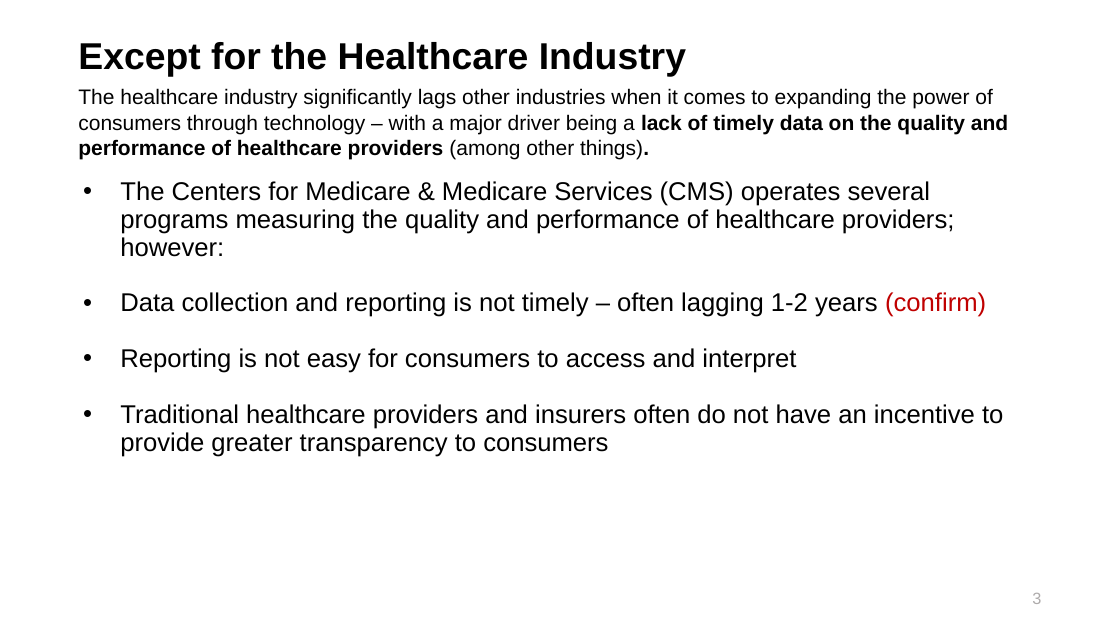
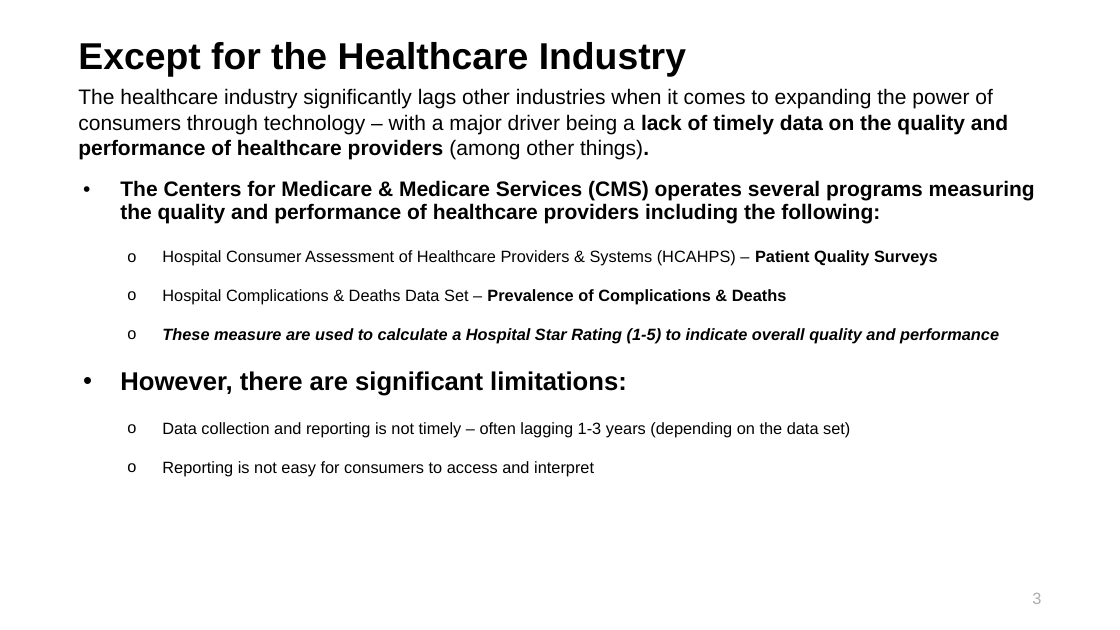
Before and after one commit to maringow/DataMiningGroupProject, a slide deck: slide 4 of Data Mining_Final Project_Hospital Ranking.pptx. Drawn at 1120x630 pixels with LibreOffice and Linux fonts; fonts in the diff are those of the drawing; background and template pictures are left out. Boxes give left, top, right and bottom in pixels: in the first picture for what was removed or moved away, otherwise in the second. Text is boxed around its words. In the diff, an @@ line names an element or a change of style, - is before the commit and + after.

```diff
--- a/Data Mining_Final Project_Hospital Ranking.pptx
+++ b/Data Mining_Final Project_Hospital Ranking.pptx
@@ text at [120,180,1035,438]: text changed; size 22 to 14 pt; bold on @@
-• The Centers for Medicare & Medicare Services (CMS) operates several programs measuring the quality and performance of healthcare providers; however:
-• Data collection and reporting is not timely – often lagging 1-2 years (confirm)
+• The Centers for Medicare & Medicare Services (CMS) operates several programs measuring the quality and performance of healthcare providers including the following:
+  o Hospital Consumer Assessment of Healthcare Providers & Systems (HCAHPS) – Patient Quality Surveys
+  o Hospital Complications & Deaths Data Set – Prevalence of Complications & Deaths
+  o These measure are used to calculate a Hospital Star Rating (1-5) to indicate overall quality and performance
+• However, there are significant limitations:
+  o Data collection and reporting is not timely – often lagging 1-3 years (depending on the data set)
@@ text at [120,404,1003,457]: paragraph removed @@
-• Traditional healthcare providers and insurers often do not have an incentive to provide greater transparency to consumers
@@ text at [162,461,594,476]: size 22 to 14 pt in "Reporting is not easy for consumers to ..."; bullet • to o; list level 1 to 2 in "Reporting is not easy for ..." @@
```
Also in this commit, not shown: 2 slides added, 3 slides removed.
